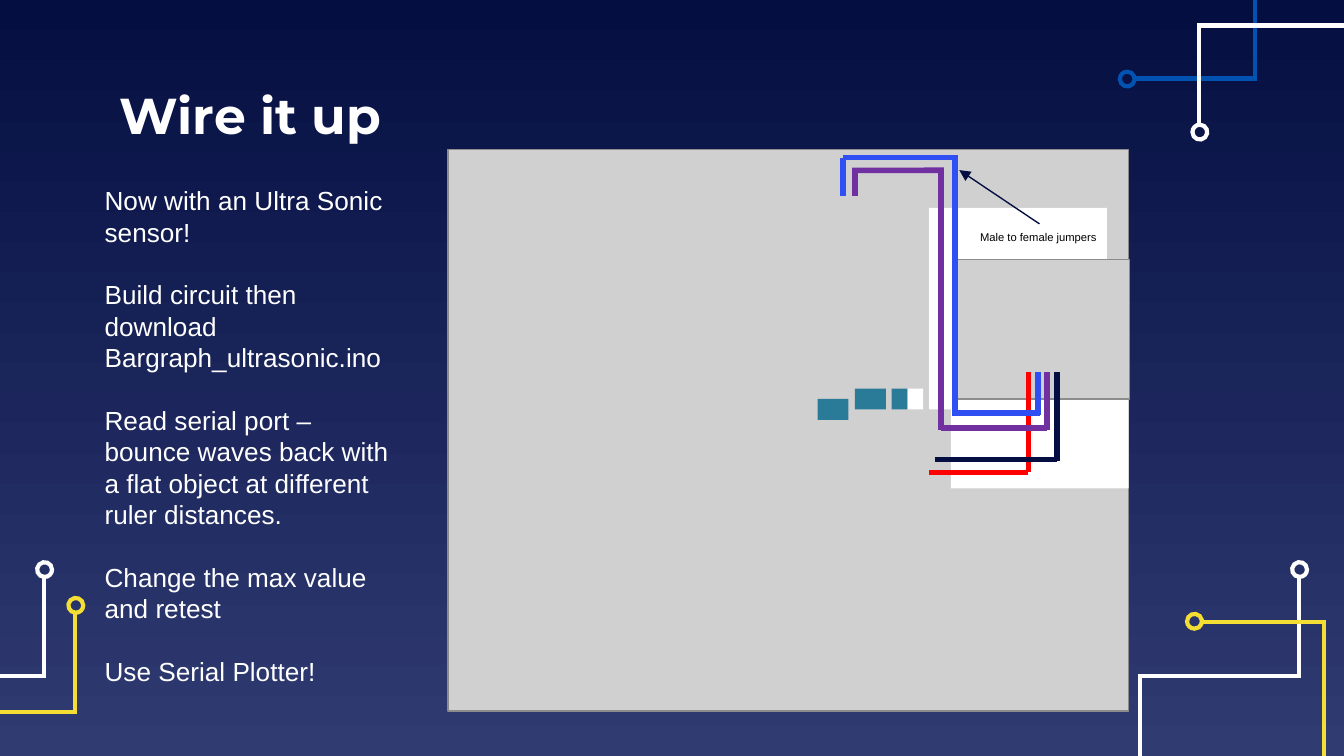
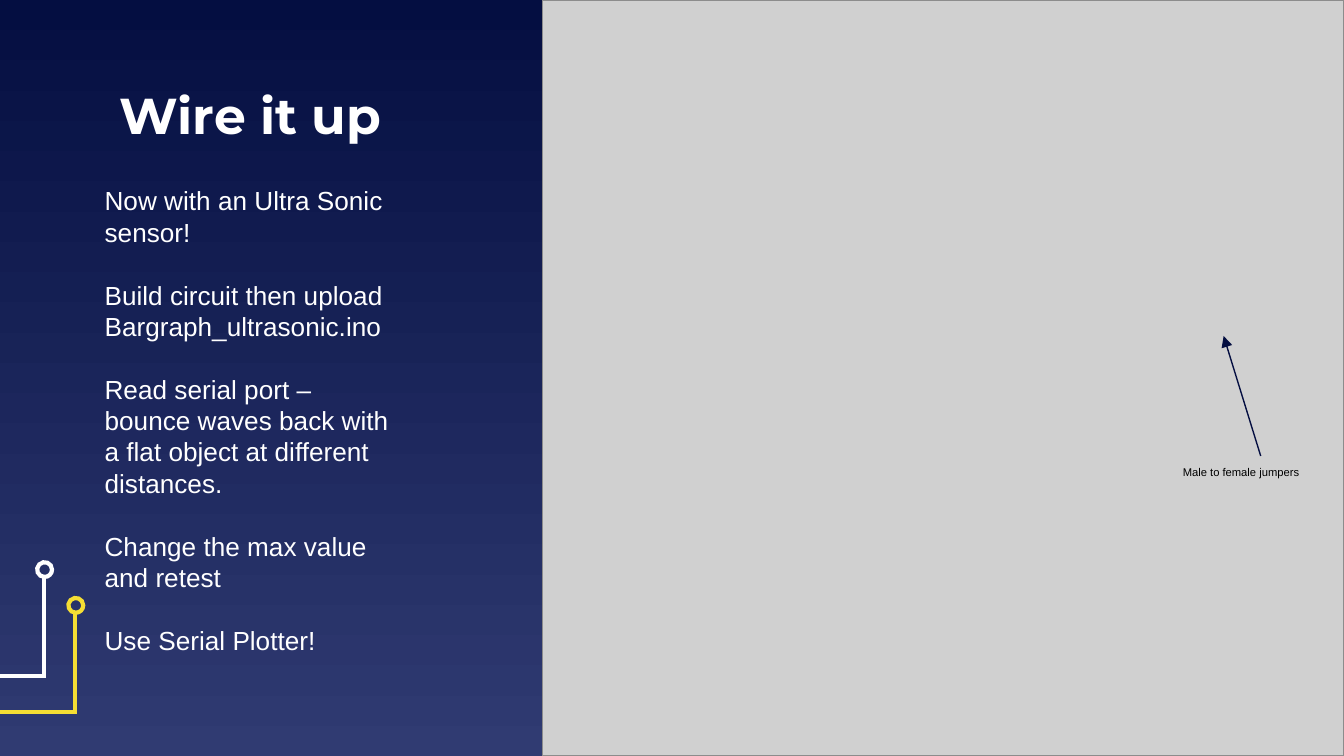
Before and after one commit to EELabMan/Arduino-5-shift-registers, a slide deck: slide 16 of Arduino Workshop 5 Shift Registers.pptx. Drawn at 1344x756 pixels with LibreOffice and Linux fonts; fonts in the diff are those of the drawing; grey boxes stand for pictures. Boxes give left, top, right and bottom in pixels: in the first picture for what was removed or moved away, otherwise in the second. Text is boxed around its words. In the diff, an @@ line names an element or a change of style, - is before the commit and + after.

```diff
--- a/Arduino Workshop 5 Shift Registers.pptx
+++ b/Arduino Workshop 5 Shift Registers.pptx
@@ picture added at (x1=543, y1=0, x2=1344, y2=755) @@
@@ freeform shape removed at (x1=1120, y1=71, x2=1137, y2=89) @@
@@ picture removed at (x1=448, y1=149, x2=1129, y2=711) @@
@@ freeform shape removed at (x1=1192, y1=125, x2=1210, y2=142) @@
@@ line removed from (843, 157) to (958, 157) @@
@@ line removed from (843, 196) to (843, 157) @@
@@ line removed from (943, 171) to (852, 171) @@
@@ line removed from (855, 196) to (855, 171) @@
@@ line removed from (941, 430) to (941, 171) @@
@@ line removed from (956, 415) to (956, 157) @@
@@ rectangle removed at (x1=929, y1=208, x2=1106, y2=410) @@
@@ picture removed at (x1=956, y1=259, x2=1130, y2=399) @@
@@ text at (x1=105, y1=286, x2=383, y2=310): text changed @@
-Build circuit then download
+Build circuit then upload
@@ rectangle removed at (x1=950, y1=286, x2=1128, y2=488) @@
@@ arrow moved from (1039, 224) - (960, 171) to (1261, 456) - (1223, 336) @@
@@ text at (x1=105, y1=380, x2=389, y2=494): text changed @@
-Read serial port – bounce waves back with a flat object at different ruler distances.
+Read serial port – bounce waves back with a flat object at different distances.
@@ rectangle removed at (x1=855, y1=388, x2=886, y2=410) @@
@@ rectangle removed at (x1=891, y1=388, x2=907, y2=410) @@
@@ rectangle removed at (x1=907, y1=388, x2=923, y2=410) @@
@@ line removed from (1028, 472) to (1028, 372) @@
@@ line removed from (1038, 415) to (1038, 372) @@
@@ line removed from (1047, 430) to (1047, 372) @@
@@ line removed from (1058, 461) to (1058, 372) @@
@@ rectangle removed at (x1=817, y1=399, x2=848, y2=421) @@
@@ line removed from (953, 413) to (1040, 413) @@
@@ line removed from (1047, 427) to (941, 427) @@
@@ line removed from (929, 472) to (1028, 472) @@
@@ line removed from (935, 460) to (1058, 460) @@
@@ text "Male to female jumpers" moved from (x1=980, y1=233, x2=1097, y2=244) to (x1=1183, y1=468, x2=1299, y2=479) @@
@@ freeform shape removed at (x1=1290, y1=559, x2=1308, y2=577) @@
@@ freeform shape removed at (x1=1187, y1=612, x2=1204, y2=629) @@
```
Also in this commit, not shown: 6 other slides changed, 1 other file.
